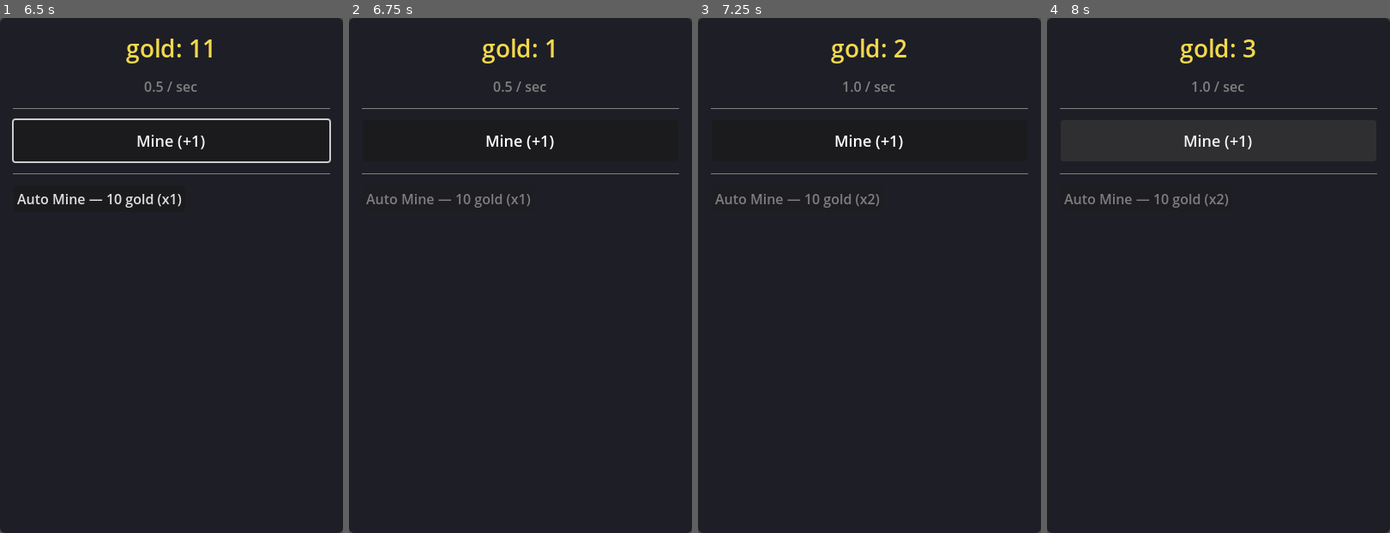
Above: before the commit, frames 1-4 (left to right).
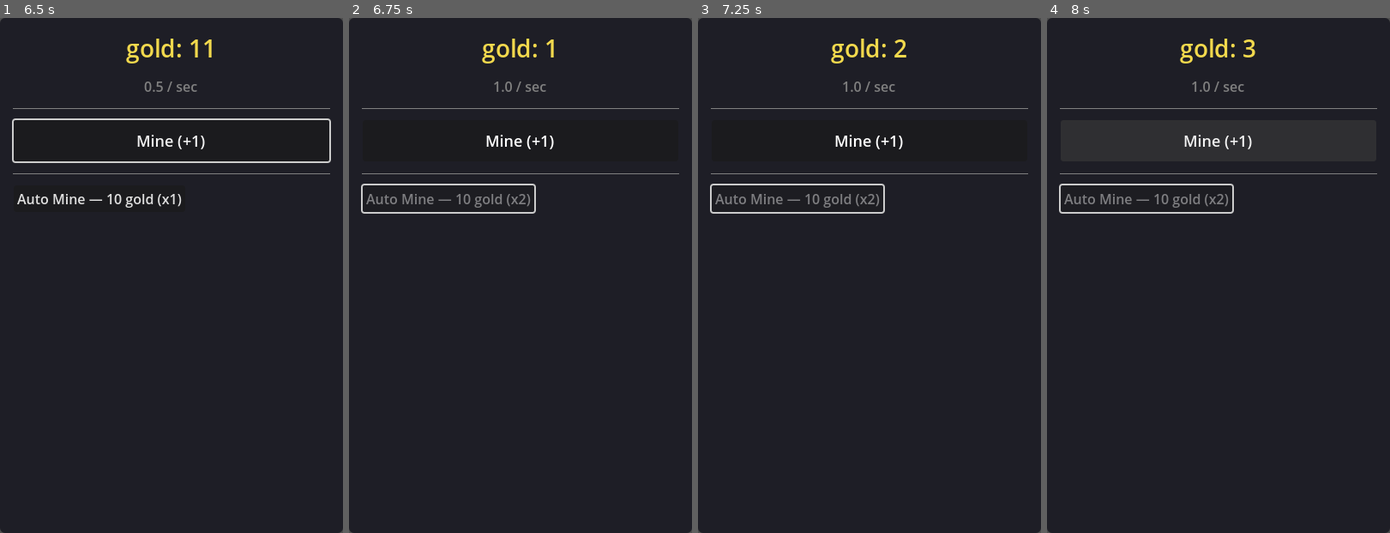
Above: after the commit, the same moments.

Repository: RGonzalezTech/desktop-idle-template
Game: Godot game, scene res://scenes/main.tscn
Two runs of this game, one before a commit and one after it. Both use one fixed random seed, a clock stepped at 60 frames per second and the inputs below.
Inputs (mouse positions are in pixels of both pictures, inside the frame that each line leads up to):
- Up to frame 1 (6.5 s): click "Mine (+1)" at 0.5 s; click "Mine (+1)" at 1.25 s; click "Mine (+1)" at 2 s; tap Enter at 2.75, 4.25, 5.75 s; move the mouse to (246, 249) at 2.77 s; hold Shift 2.78-3.5 s; click (246, 249) at 2.92 s; tap Space at 3.5, 5 s; drag from (102, 301) to (154, 378) at 3.52 s; move the mouse to (205, 162) at 4.27 s; tap Ctrl at 4.35 s; click (205, 162) at 4.42 s; drag from (154, 378) to (68, 198) at 5.02 s; move the mouse to (274, 352) at 5.77 s; tap Alt at 5.85 s; click (274, 352) at 5.92 s
- Up to frame 2 (6.75 s): click "Auto Mine — 10 gold (x1)" at 6.5 s
- Up to frame 3 (7.25 s): no input
- Up to frame 4 (8 s): tap Space at 7.25 s; drag from (1115, 198) to (1167, 146) at 7.27 s

Frame 1 is identical in both runs. In frame 2, 0.5% of the frame differs, in the area x 3-55%, y 12-38%; in frame 3, 0.4%; in frame 4, 0.4%.

Commit message:
UI: real-time responsiveness — remove button cooldown, fix shop count ordering, in-place button updates
- ProducerShopEntry: increment producer.count BEFORE pool.modify() so
  resource_changed-triggered UI refreshes see the new count, not the old one
- ShopView: update existing buttons in-place instead of destroying and
  recreating all children on every refresh — eliminates flicker and frame gap
- ProducerButton: remove redundant 0.1s cooldown timer; ClickProducer
  already handles cooldowns via its own _last_click_time gating

Diff:
--- a/scripts/shop/producer_shop_entry.gd
+++ b/scripts/shop/producer_shop_entry.gd
@@ -9,9 +9,11 @@
 func purchase(state: GameState) -> bool:
 	if not can_afford(state):
 		return false
-	state.resources.modify(cost_resource, -cost_amount)
+	# Increment count BEFORE modify so the UI sees the new count
+	# when resource_changed triggers _refresh().
 	var producer: BaseProducer = state.get_producer(producer_id)
 	if producer == null:
 		return false
 	producer.count += 1
+	state.resources.modify(cost_resource, -cost_amount)
 	return true
--- a/scripts/ui/producer_button.gd
+++ b/scripts/ui/producer_button.gd
@@ -5,14 +5,7 @@
 @export var game_state: GameState
 @export var display_text: String = "Produce"
 
-var _cooldown_timer: Timer
-
 func _ready() -> void:
-	_cooldown_timer = Timer.new()
-	_cooldown_timer.one_shot = true
-	_cooldown_timer.wait_time = 0.1
-	_cooldown_timer.timeout.connect(_on_cooldown_end)
-	add_child(_cooldown_timer)
 	pressed.connect(_on_pressed)
 	if game_state != null:
 		_update_label()
@@ -25,12 +18,6 @@
 	if producer == null:
 		return
 	producer.on_click(game_state.resources)
-	disabled = true
-	_cooldown_timer.start()
-
-
-func _on_cooldown_end() -> void:
-	disabled = false
 
 
 func _update_label() -> void:
--- a/scripts/ui/shop_view.gd
+++ b/scripts/ui/shop_view.gd
@@ -5,6 +5,7 @@
 @export var game_state: GameState
 
 var _container: VBoxContainer
+var _buttons: Dictionary = {}  # entry_id -> Button
 var _connected: bool = false
 
 
@@ -29,19 +30,44 @@
 func _refresh() -> void:
 	if game_state == null or shop_inventory == null or _container == null:
 		return
-	for child in _container.get_children():
-		child.queue_free()
-	for entry in shop_inventory.get_visible_entries(game_state):
-		var btn := Button.new()
-		var label := "%s — %.0f %s" % [entry.display_name, entry.cost_amount, entry.cost_resource]
-		if entry is ProducerShopEntry:
-			var owner_count := _get_owned_count(entry.producer_id)
-			label += " (x%d)" % owner_count
-		btn.text = label
-		btn.disabled = not entry.can_afford(game_state)
-		var entry_id: StringName = entry.entry_id
-		btn.pressed.connect(func(): shop_inventory.purchase(entry_id, game_state))
-		_container.add_child(btn)
+
+	var visible := shop_inventory.get_visible_entries(game_state)
+	var seen: Dictionary = {}
+
+	for entry in visible:
+		var eid: StringName = entry.entry_id
+		seen[eid] = true
+		var btn: Button = _buttons.get(eid, null)
+		var label := _build_label(entry)
+
+		if btn == null:
+			# New entry — create button
+			btn = Button.new()
+			btn.text = label
+			btn.disabled = not entry.can_afford(game_state)
+			btn.pressed.connect(_make_purchase_handler(eid))
+			_container.add_child(btn)
+			_buttons[eid] = btn
+		else:
+			# Existing — update in place
+			btn.text = label
+			btn.disabled = not entry.can_afford(game_state)
+
+	# Remove buttons for entries no longer visible
+	for eid in _buttons.keys():
+		if not seen.has(eid):
+			var old: Button = _buttons[eid]
+			old.queue_free()
+			_buttons.erase(eid)
+
+func _build_label(entry: ShopEntry) -> String:
+	var label := "%s — %.0f %s" % [entry.display_name, entry.cost_amount, entry.cost_resource]
+	if entry is ProducerShopEntry:
+		label += " (x%d)" % _get_owned_count(entry.producer_id)
+	return label
+
+func _make_purchase_handler(entry_id: StringName) -> Callable:
+	return func(): shop_inventory.purchase(entry_id, game_state)
 
 func _get_owned_count(producer_id: StringName) -> int:
 	if game_state == null:
